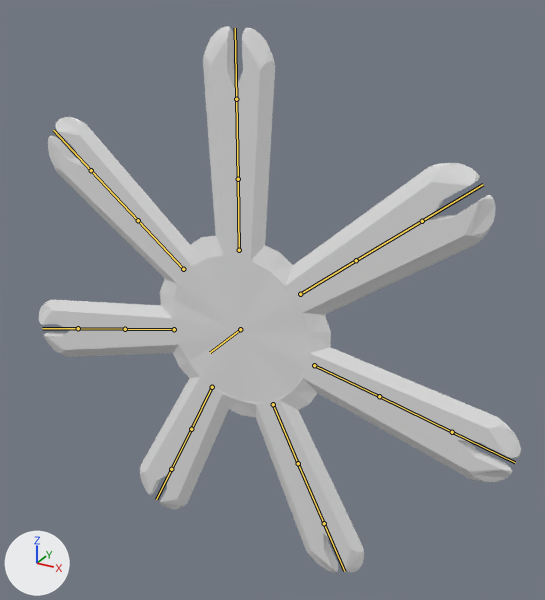
What one commit did to the Blender file Enemies/IceFairyEphyra.blend.
One viewpoint serves both versions: a camera (50 mm lens) standing at (6.32, -10.22, 5.88) and looking at (1.17, -0.86, 1.2). Every picture has the same lights, and +X, +Y and +Z are marked at lower left. The picture after the commit comes second. The bones that bend it are drawn over the model as lines.

Names of what the first picture shows: 'Ephyra'.
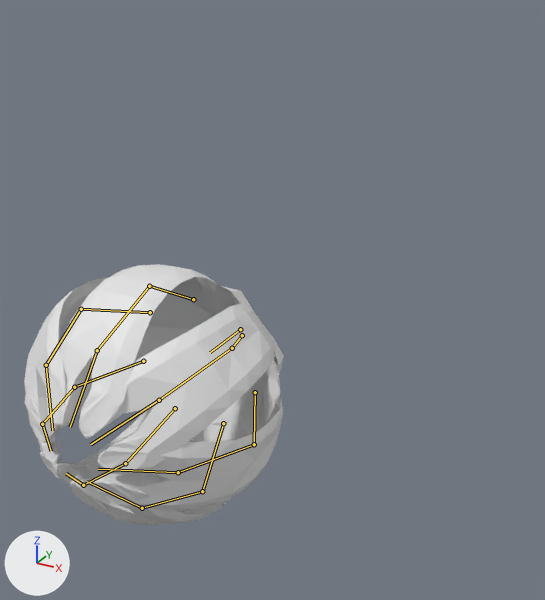
Commit message: Fairy Ephyra Charge Shot Anim

The newer file adds an action. The first version stands in its rest pose; the second is drawn at frame 60 of the action 'ChargeShot'.

Changed parts and their boxes (x1, y1, x2, y2) in the pictures (545 x 600 px):
'Ephyra', posed (46% narrower, 52% shorter): before (39, 26, 521, 573); after (24, 264, 284, 525)
bone 'Bone.002', root to tip: before (174, 329) to (125, 329); after (143, 361) to (74, 387)
bone 'Bone.009', root to tip: before (125, 329) to (78, 328); after (74, 387) to (42, 424)
bone 'Bone.016', root to tip: before (78, 328) to (42, 328); after (42, 424) to (51, 451)
bone 'Bone.003', root to tip: before (183, 269) to (138, 220); after (150, 312) to (81, 309)
bone 'Bone.010', root to tip: before (138, 220) to (91, 170); after (81, 309) to (46, 365)
bone 'Bone.017', root to tip: before (91, 170) to (53, 130); after (46, 365) to (52, 430)
bone 'Bone.004', root to tip: before (239, 250) to (238, 179); after (193, 299) to (149, 286)
bone 'Bone.011', root to tip: before (238, 179) to (236, 99); after (149, 286) to (97, 350)
bone 'Bone.018', root to tip: before (236, 99) to (235, 28); after (97, 350) to (70, 427)
bone 'Bone.005', root to tip: before (300, 294) to (356, 260); after (242, 335) to (232, 348)
bone 'Bone.012', root to tip: before (356, 260) to (422, 221); after (232, 348) to (159, 400)
bone 'Bone.019', root to tip: before (422, 221) to (483, 184); after (159, 400) to (90, 444)
bone 'Bone.006', root to tip: before (314, 365) to (379, 396); after (255, 392) to (254, 444)
bone 'Bone.013', root to tip: before (379, 396) to (452, 432); after (254, 444) to (178, 472)
bone 'Bone.020', root to tip: before (452, 432) to (515, 462); after (178, 472) to (98, 469)
bone 'Bone.007', root to tip: before (273, 404) to (298, 463); after (223, 423) to (202, 491)
bone 'Bone.014', root to tip: before (298, 463) to (324, 523); after (202, 491) to (142, 508)
bone 'Bone.021', root to tip: before (324, 523) to (344, 571); after (142, 508) to (87, 481)
bone 'Bone.008', root to tip: before (212, 387) to (191, 429); after (175, 408) to (125, 463)
bone 'Bone.015', root to tip: before (191, 429) to (171, 469); after (125, 463) to (83, 485)
bone 'Bone.022', root to tip: before (171, 469) to (156, 499); after (83, 485) to (66, 473)

The edits, one by one:
Bone 'Bone.002' (bone_bone_002) moves from (0.0, 0.0, 0.0) to (0.0, -0.38, 1.4).
Bone 'Bone.002' (bone_bone_002) turns from (0, 0, 0) to (60, 0, 0) degrees about its own x, y and z.
Bone 'Bone.009' (bone_bone_009) moves from (0.0, 0.0, 0.0) to (0.0, 0.83, 1.63).
Bone 'Bone.009' (bone_bone_009) turns from (0, 0, 0) to (52, 0, 0) degrees about its own x, y and z.
Bone 'Bone.016' (bone_bone_016) moves from (0.0, 0.0, 0.0) to (0.0, 1.1, 1.1).
Bone 'Bone.016' (bone_bone_016) turns from (0, 0, 0) to (30, 0, 0) degrees about its own x, y and z.
Bone 'Bone.003' (bone_bone_003) moves from (0.0, 0.0, 0.0) to (0.0, -0.38, 1.4).
Bone 'Bone.003' (bone_bone_003) turns from (0, 0, 0) to (60, 0, 0) degrees about its own x, y and z.
Bone 'Bone.010' (bone_bone_010) moves from (0.0, 0.0, 0.0) to (0.0, 0.83, 1.63).
Bone 'Bone.010' (bone_bone_010) turns from (0, 0, 0) to (52, 0, 0) degrees about its own x, y and z.
Bone 'Bone.017' (bone_bone_017) moves from (0.0, 0.0, 0.0) to (0.0, 1.1, 1.1).
Bone 'Bone.017' (bone_bone_017) turns from (0, 0, 0) to (30, 0, 0) degrees about its own x, y and z.
Bone 'Bone.004' (bone_bone_004) moves from (0.0, 0.0, 0.0) to (0.0, -0.38, 1.4).
Bone 'Bone.004' (bone_bone_004) turns from (0, 0, 0) to (60, 0, 0) degrees about its own x, y and z.
Bone 'Bone.011' (bone_bone_011) moves from (0.0, 0.0, 0.0) to (0.0, 0.83, 1.63).
Bone 'Bone.011' (bone_bone_011) turns from (0, 0, 0) to (52, 0, 0) degrees about its own x, y and z.
Bone 'Bone.018' (bone_bone_018) moves from (0.0, 0.0, 0.0) to (0.0, 1.1, 1.1).
Bone 'Bone.018' (bone_bone_018) turns from (0, 0, 0) to (30, 0, 0) degrees about its own x, y and z.
Bone 'Bone.005' (bone_bone_005) moves from (0.0, 0.0, 0.0) to (0.0, -0.38, 1.4).
Bone 'Bone.005' (bone_bone_005) turns from (0, 0, 0) to (60, 0, 0) degrees about its own x, y and z.
Bone 'Bone.012' (bone_bone_012) moves from (0.0, 0.0, 0.0) to (0.0, 0.83, 1.63).
Bone 'Bone.012' (bone_bone_012) turns from (0, 0, 0) to (53, 0, 0) degrees about its own x, y and z.
Bone 'Bone.019' (bone_bone_019) moves from (0.0, 0.0, 0.0) to (0.0, 1.1, 1.1).
Bone 'Bone.019' (bone_bone_019) turns from (0, 0, 0) to (30, 0, 0) degrees about its own x, y and z.
Bone 'Bone.006' (bone_bone_006) moves from (0.0, 0.0, 0.0) to (0.0, -0.38, 1.4).
Bone 'Bone.006' (bone_bone_006) turns from (0, 0, 0) to (60, 0, 0) degrees about its own x, y and z.
Bone 'Bone.013' (bone_bone_013) moves from (0.0, 0.0, 0.0) to (0.0, 0.83, 1.63).
Bone 'Bone.013' (bone_bone_013) turns from (0, 0, 0) to (52, 0, 0) degrees about its own x, y and z.
Bone 'Bone.020' (bone_bone_020) moves from (0.0, 0.0, 0.0) to (0.0, 1.1, 1.1).
Bone 'Bone.020' (bone_bone_020) turns from (0, 0, 0) to (30, 0, 0) degrees about its own x, y and z.
Bone 'Bone.007' (bone_bone_007) moves from (0.0, 0.0, 0.0) to (0.0, -0.38, 1.4).
Bone 'Bone.007' (bone_bone_007) turns from (0, 0, 0) to (60, 0, 0) degrees about its own x, y and z.
Bone 'Bone.014' (bone_bone_014) moves from (0.0, 0.0, 0.0) to (0.0, 0.83, 1.63).
Bone 'Bone.014' (bone_bone_014) turns from (0, 0, 0) to (53, 0, 0) degrees about its own x, y and z.
Bone 'Bone.021' (bone_bone_021) moves from (0.0, 0.0, 0.0) to (0.0, 1.1, 1.1).
Bone 'Bone.021' (bone_bone_021) turns from (0, 0, 0) to (30, 0, 0) degrees about its own x, y and z.
Bone 'Bone.008' (bone_bone_008) moves from (0.0, 0.0, 0.0) to (0.0, -0.38, 1.4).
Bone 'Bone.008' (bone_bone_008) turns from (0, 0, 0) to (60, 0, 0) degrees about its own x, y and z.
Bone 'Bone.015' (bone_bone_015) moves from (0.0, 0.0, 0.0) to (0.0, 0.83, 1.63).
Bone 'Bone.015' (bone_bone_015) turns from (0, 0, 0) to (52, 0, 0) degrees about its own x, y and z.
Bone 'Bone.022' (bone_bone_022) moves from (0.0, 0.0, 0.0) to (0.0, 1.1, 1.1).
Bone 'Bone.022' (bone_bone_022) turns from (0, 0, 0) to (30, 0, 0) degrees about its own x, y and z.
